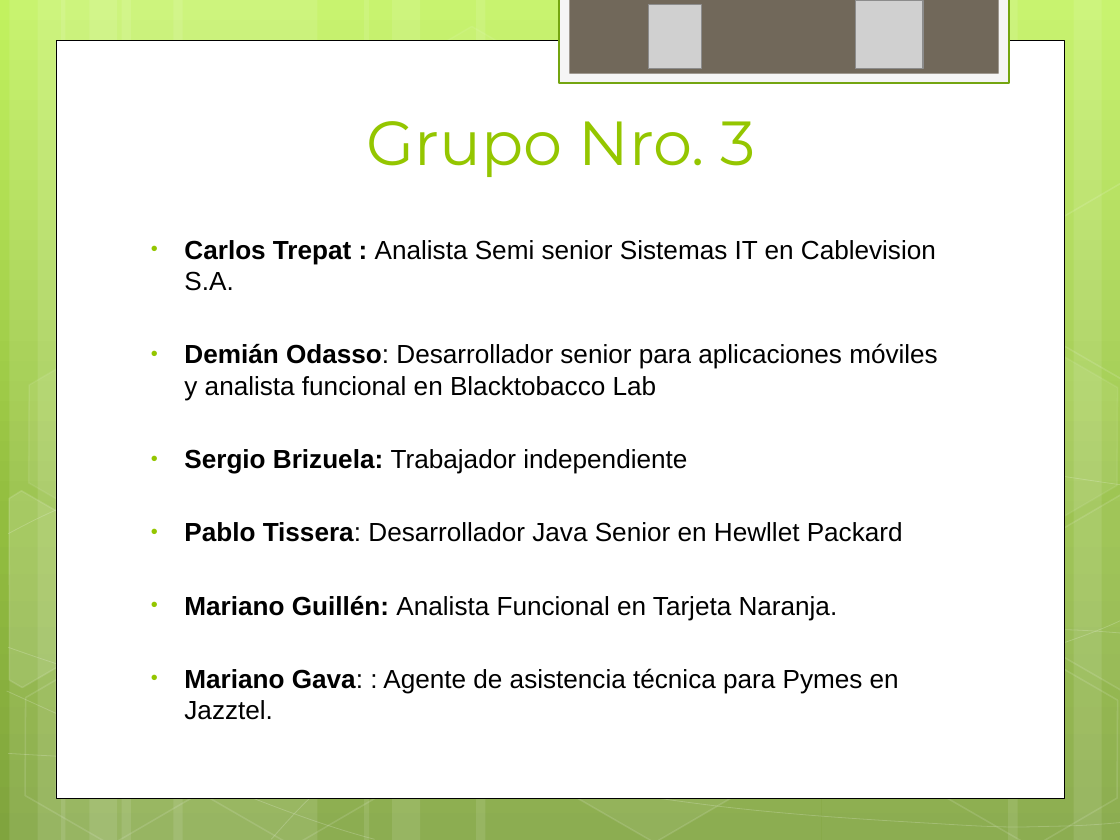
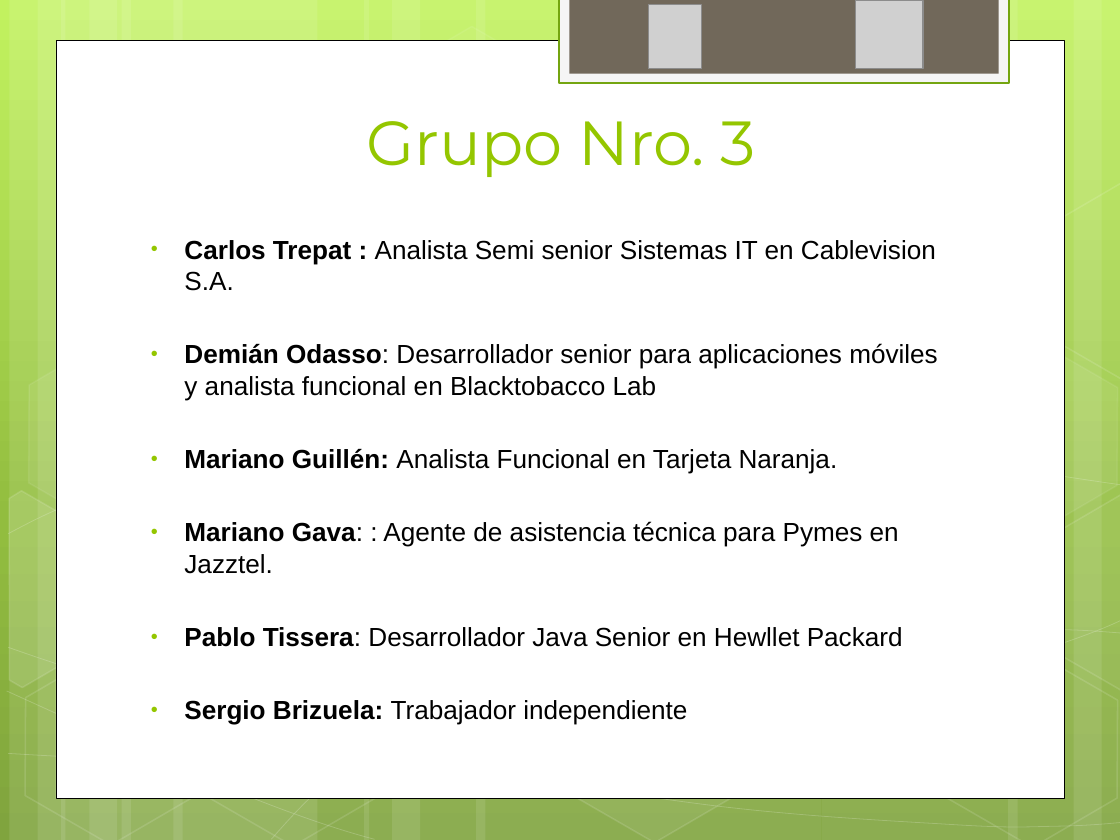
Before and after one commit to ptissera/habilitacion-profesional-2012-4k4, a slide deck: slide 2 of Documentacion/Proyecto/Presentacion Final/Exposicion Final.pptx. Drawn at 1120x840 pixels with LibreOffice and Linux fonts; fonts in the diff are those of the drawing; grey boxes stand for pictures. Boxes give left, top, right and bottom in pixels: in the first picture for what was removed or moved away, otherwise in the second. Text is boxed around its words. In the diff, an @@ line names an element or a change of style, - is before the commit and + after.

```diff
--- a/Documentacion/Proyecto/Presentacion Final/Exposicion Final.pptx
+++ b/Documentacion/Proyecto/Presentacion Final/Exposicion Final.pptx
@@ text at [184,449,903,542]: paragraphs removed @@
-• Sergio Brizuela: Trabajador independiente
-• Pablo Tissera: Desarrollador Java Senior en Hewllet Packard
@@ text at [184,627,903,725]: paragraphs added @@
+• Pablo Tissera: Desarrollador Java Senior en Hewllet Packard
+• Sergio Brizuela: Trabajador independiente
```
Also in this commit, not shown: 7 other slides changed.
